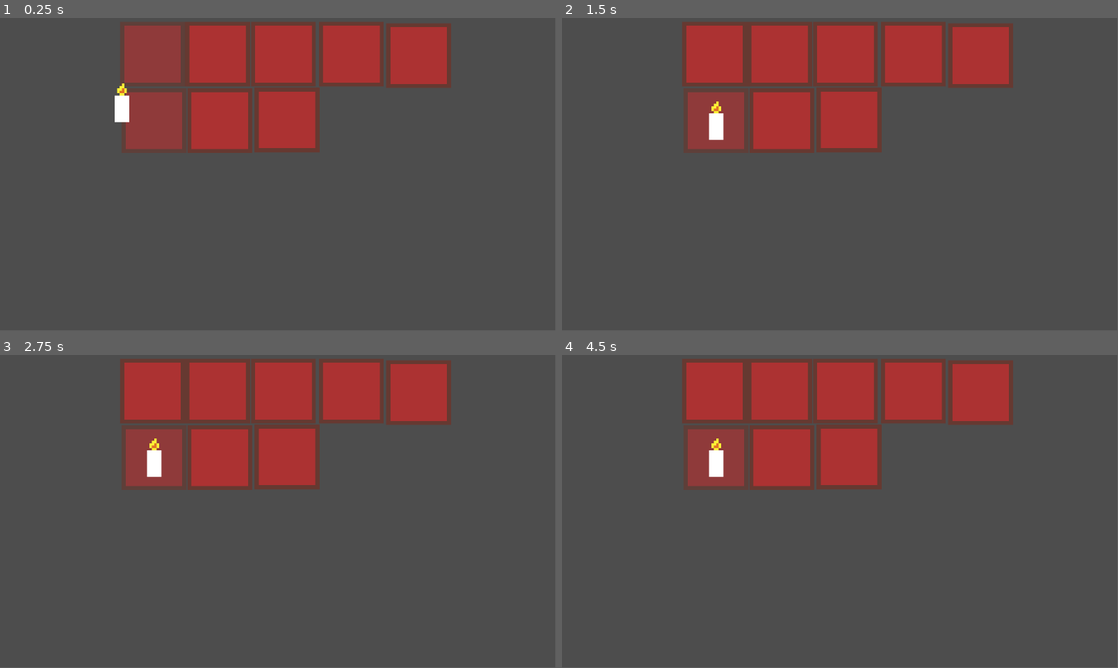
Above: before the commit, frames 1-4 (two rows, left to right).
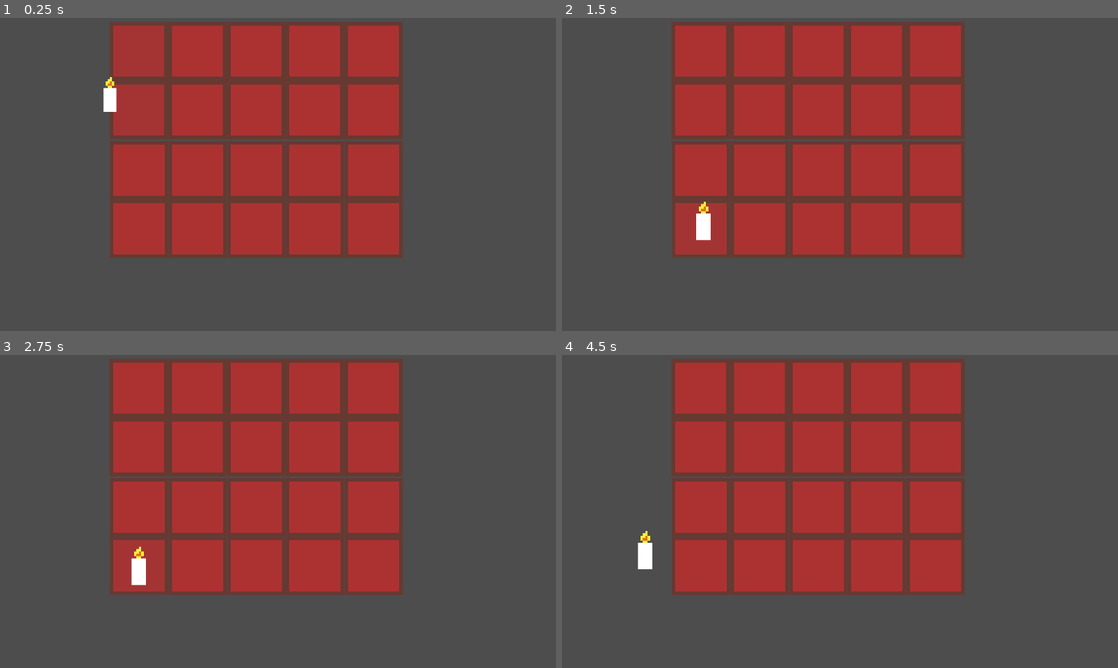
Above: after the commit, the same moments.

Repository: adrientremblay/ld55
Game: Godot game, scene res://scenes/main.tscn
Same seed, same stepped clock (60 frames per second), same inputs: the game is played once before the commit and once after it.
Inputs (mouse positions are in pixels of both pictures, inside the frame that each line leads up to):
- Up to frame 1 (0.25 s): no input
- Up to frame 2 (1.5 s): tap Enter at 0.5 s; move the mouse to (684, 102) at 0.52 s; press the mouse at (684, 102) at 0.53 s; tap Space at 1.25 s; move the mouse to (728, 190) at 1.27 s; release the mouse at (728, 190) at 1.28 s; click (728, 190) at 1.35 s
- Up to frame 3 (2.75 s): tap Enter at 2 s; move the mouse to (333, 442) at 2.02 s; press the mouse at (333, 442) at 2.03 s
- Up to frame 4 (4.5 s): tap Space at 2.75, 4.25 s; move the mouse to (812, 574) at 2.77 s; release the mouse at (812, 574) at 2.78 s; click (812, 574) at 2.85 s; tap Enter at 3.5 s; move the mouse to (1006, 558) at 3.52 s; press the mouse at (1006, 558) at 3.53 s; move the mouse to (673, 464) at 4.27 s; release the mouse at (673, 464) at 4.28 s; click (673, 464) at 4.35 s
In our replay, the window is 799x449 before the commit and 800x450 after it. These sizes can differ from the game's own. Grey fills any space a smaller window leaves; there, only what the larger window draws over its background counts as a difference.

The runs differ from the first frame. In frame 1, 31% of the frame differs, in the area x 18-82%, y 1-77%; in frame 2, 31%; in frame 3, 31%; in frame 4, 31%, in the area x 13-82%, y 1-77%.

Commit message:
Expanded altar

Diff:
--- a/project.godot
+++ b/project.godot
@@ -19,6 +19,11 @@
 
 Dragging="*res://scripts/dragging.gd"
 
+[display]
+
+window/size/viewport_width=1280
+window/size/viewport_height=720
+
 [input]
 
 click={
--- a/scenes/altar.tscn
+++ b/scenes/altar.tscn
@@ -6,25 +6,121 @@
 scale = Vector2(1.5, 1.5)
 
 [node name="Platform" parent="." instance=ExtResource("1_i1ljc")]
-position = Vector2(43, 44)
+position = Vector2(45, 45)
 
 [node name="Platform2" parent="." instance=ExtResource("1_i1ljc")]
-position = Vector2(133, 44)
+position = Vector2(135, 45)
 
 [node name="Platform3" parent="." instance=ExtResource("1_i1ljc")]
-position = Vector2(224, 44)
+position = Vector2(225, 45)
 
 [node name="Platform4" parent="." instance=ExtResource("1_i1ljc")]
-position = Vector2(318, 44)
+position = Vector2(315, 45)
 
 [node name="Platform5" parent="." instance=ExtResource("1_i1ljc")]
-position = Vector2(411, 46)
+position = Vector2(405, 45)
 
 [node name="Platform6" parent="." instance=ExtResource("1_i1ljc")]
-position = Vector2(45, 136)
+position = Vector2(45, 135)
 
 [node name="Platform7" parent="." instance=ExtResource("1_i1ljc")]
-position = Vector2(136, 136)
+position = Vector2(135, 135)
 
 [node name="Platform8" parent="." instance=ExtResource("1_i1ljc")]
-position = Vector2(229, 135)
+position = Vector2(225, 135)
+
+[node name="Platform9" parent="." instance=ExtResource("1_i1ljc")]
+position = Vector2(315, 135)
+
+[node name="Platform10" parent="." instance=ExtResource("1_i1ljc")]
+position = Vector2(405, 135)
+
+[node name="Platform11" parent="." instance=ExtResource("1_i1ljc")]
+position = Vector2(45, 45)
+
+[node name="Platform12" parent="." instance=ExtResource("1_i1ljc")]
+position = Vector2(135, 45)
+
+[node name="Platform13" parent="." instance=ExtResource("1_i1ljc")]
+position = Vector2(225, 45)
+
+[node name="Platform14" parent="." instance=ExtResource("1_i1ljc")]
+position = Vector2(315, 45)
+
+[node name="Platform15" parent="." instance=ExtResource("1_i1ljc")]
+position = Vector2(405, 45)
+
+[node name="Platform16" parent="." instance=ExtResource("1_i1ljc")]
+position = Vector2(45, 135)
+
+[node name="Platform17" parent="." instance=ExtResource("1_i1ljc")]
+position = Vector2(135, 135)
+
+[node name="Platform18" parent="." instance=ExtResource("1_i1ljc")]
+position = Vector2(225, 135)
+
+[node name="Platform19" parent="." instance=ExtResource("1_i1ljc")]
+position = Vector2(315, 135)
+
+[node name="Platform20" parent="." instance=ExtResource("1_i1ljc")]
+position = Vector2(405, 135)
+
+[node name="Platform21" parent="." instance=ExtResource("1_i1ljc")]
+position = Vector2(45.3333, 227.333)
+
+[node name="Platform22" parent="." instance=ExtResource("1_i1ljc")]
+position = Vector2(135.333, 227.333)
+
+[node name="Platform23" parent="." instance=ExtResource("1_i1ljc")]
+position = Vector2(225.333, 227.333)
+
+[node name="Platform24" parent="." instance=ExtResource("1_i1ljc")]
+position = Vector2(315.333, 227.333)
+
+[node name="Platform25" parent="." instance=ExtResource("1_i1ljc")]
+position = Vector2(405.333, 227.333)
+
+[node name="Platform26" parent="." instance=ExtResource("1_i1ljc")]
+position = Vector2(45.3333, 317.333)
+
+[node name="Platform27" parent="." instance=ExtResource("1_i1ljc")]
+position = Vector2(135.333, 317.333)
+
+[node name="Platform28" parent="." instance=ExtResource("1_i1ljc")]
+position = Vector2(225.333, 317.333)
+
+[node name="Platform29" parent="." instance=ExtResource("1_i1ljc")]
+position = Vector2(315.333, 317.333)
+
+[node name="Platform30" parent="." instance=ExtResource("1_i1ljc")]
+position = Vector2(405.333, 317.333)
+
+[node name="Platform31" parent="." instance=ExtResource("1_i1ljc")]
+position = Vector2(45.3333, 227.333)
+
+[node name="Platform32" parent="." instance=ExtResource("1_i1ljc")]
+position = Vector2(135.333, 227.333)
+
+[node name="Platform33" parent="." instance=ExtResource("1_i1ljc")]
+position = Vector2(225.333, 227.333)
+
+[node name="Platform34" parent="." instance=ExtResource("1_i1ljc")]
+position = Vector2(315.333, 227.333)
+
+[node name="Platform35" parent="." instance=ExtResource("1_i1ljc")]
+position = Vector2(405.333, 227.333)
+
+[node name="Platform36" parent="." instance=ExtResource("1_i1ljc")]
+position = Vector2(45.3333, 317.333)
+
+[node name="Platform37" parent="." instance=ExtResource("1_i1ljc")]
+position = Vector2(135.333, 317.333)
+
+[node name="Platform38" parent="." instance=ExtResource("1_i1ljc")]
+position = Vector2(225.333, 317.333)
+
+[node name="Platform39" parent="." instance=ExtResource("1_i1ljc")]
+position = Vector2(315.333, 317.333)
+
+[node name="Platform40" parent="." instance=ExtResource("1_i1ljc")]
+position = Vector2(405.333, 317.333)
